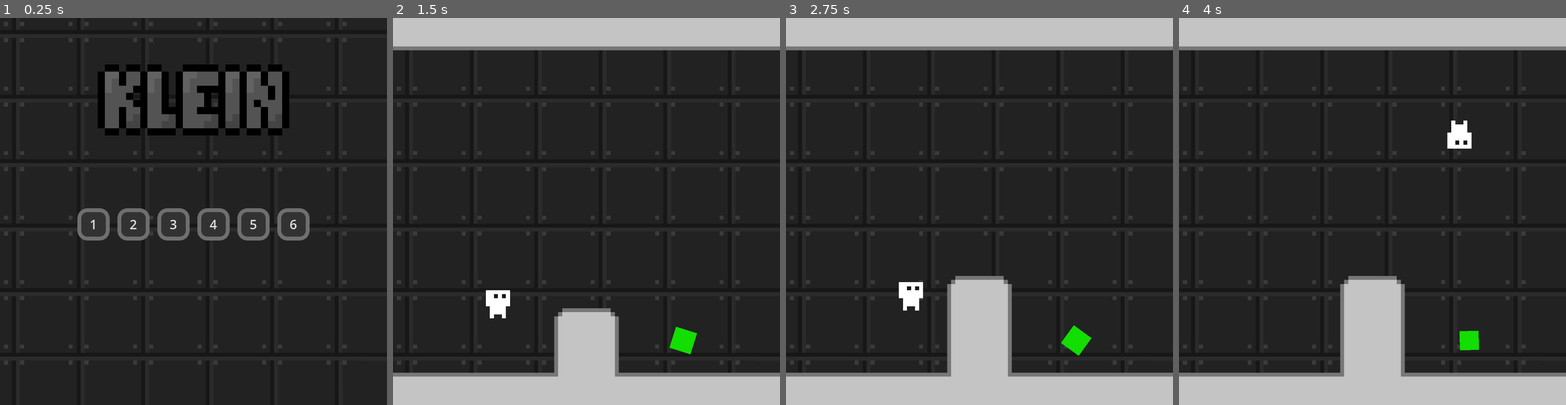
Above: before the commit, frames 1-4 (left to right).
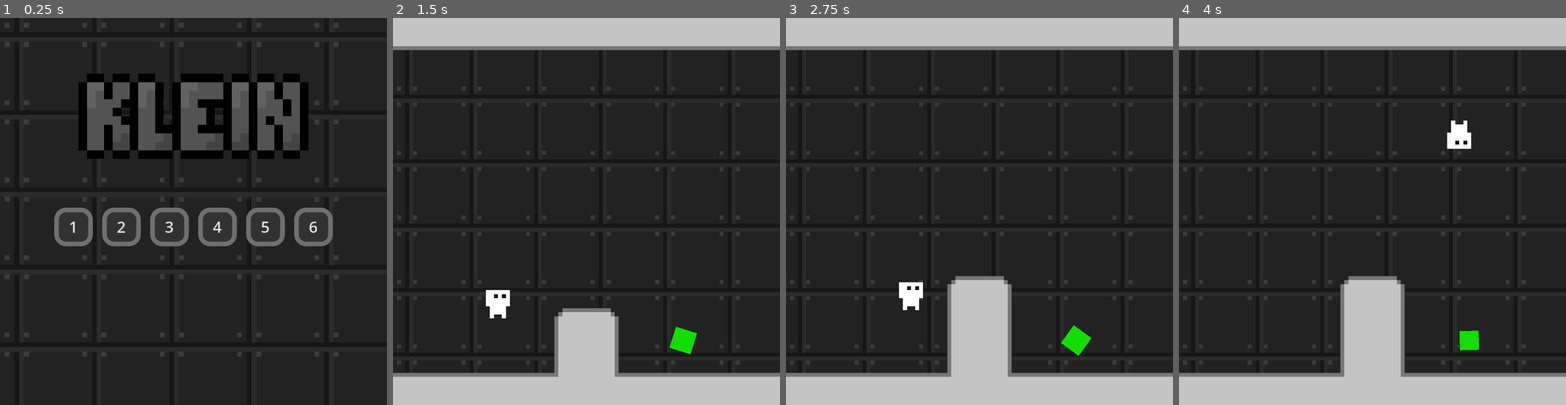
Above: after the commit, the same moments.

Repository: Omnikar/klein
Game: Godot game, scene res://assets/scenes/areas/menu.tscn
Two runs of this game, one before a commit and one after it. Both use one fixed random seed, a clock stepped at 60 frames per second and the inputs below.
Inputs:
- Up to frame 1 (0.25 s): no input
- Up to frame 2 (1.5 s): click "1" at 0.5 s; hold D (move_right) from 1.28 s (still down); tap Space (jump) at 1.35 s
- Up to frame 3 (2.75 s): keep holding D (move_right); tap Space (jump) at 1.52, 1.82, 2.27, 2.3, 2.57 s; tap E (interact) at 2.1 s
- Up to frame 4 (4 s): release D (move_right) at 2.78 s; hold A (move_left) 2.78-3.53 s; tap Space (jump) at 2.85, 3.77, 3.8 s; hold D (move_right) from 3.53 s (still down); tap E (interact) at 3.6 s

The runs differ from the first frame. In frame 1, 15% of the frame differs, in the area x 1-90%, y 1-90%; in frame 2, 0.6%; in frame 3, 0.7%; in frame 4, 0.7%.

Commit message:
Add sound effects for walking and jumping

Diff:
--- a/assets/scenes/objects/player.tscn
+++ b/assets/scenes/objects/player.tscn
@@ -1,10 +1,12 @@
-[gd_scene load_steps=12 format=3 uid="uid://bokqtkng5s04c"]
+[gd_scene load_steps=14 format=3 uid="uid://bokqtkng5s04c"]
 
 [ext_resource type="Texture2D" uid="uid://bpoo4w8nimu2" path="res://assets/sprites/character.png" id="1_rwm0n"]
 [ext_resource type="Script" uid="uid://c3jvvfufi2k5h" path="res://assets/scripts/player_controller.gd" id="1_s027a"]
 [ext_resource type="Script" uid="uid://ckt7lu1tc4g4v" path="res://assets/scripts/player_animator.gd" id="2_14505"]
 [ext_resource type="Script" uid="uid://bl8vo6lvw7xwa" path="res://assets/scripts/portal_affected.gd" id="4_4wcc8"]
 [ext_resource type="Texture2D" uid="uid://btgwnnv40bnds" path="res://assets/sprites/e-indicator.png" id="5_4faiu"]
+[ext_resource type="AudioStream" uid="uid://bxoo6aqcsxmqm" path="res://assets/sounds/step.ogg" id="6_5nvyp"]
+[ext_resource type="AudioStream" uid="uid://b1jfvt3cjjrt1" path="res://assets/sounds/jump.ogg" id="7_5nvyp"]
 
 [sub_resource type="Animation" id="Animation_14505"]
 length = 0.001
@@ -70,9 +72,11 @@
 [sub_resource type="CircleShape2D" id="CircleShape2D_7hqio"]
 radius = 1.0
 
-[node name="Player" type="CharacterBody2D"]
+[node name="Player" type="CharacterBody2D" node_paths=PackedStringArray("jump_sfx", "step_sfx")]
 collision_layer = 6
 script = ExtResource("1_s027a")
+jump_sfx = NodePath("Audio/JumpSound")
+step_sfx = NodePath("Audio/WalkSound")
 
 [node name="Graphics" type="Node2D" parent="." node_paths=PackedStringArray("player_controller", "animation_player", "sprite")]
 script = ExtResource("2_14505")
@@ -121,5 +125,14 @@
 scale = Vector2(0.666667, 0.666667)
 texture = ExtResource("5_4faiu")
 
+[node name="Audio" type="Node" parent="."]
+
+[node name="WalkSound" type="AudioStreamPlayer" parent="Audio"]
+stream = ExtResource("6_5nvyp")
+
+[node name="JumpSound" type="AudioStreamPlayer" parent="Audio"]
+stream = ExtResource("7_5nvyp")
+volume_db = 6.239
+
 [connection signal="area_entered" from="InteractArea" to="." method="approach_object"]
 [connection signal="area_exited" from="InteractArea" to="." method="leave_object"]
--- a/assets/scripts/player_controller.gd
+++ b/assets/scripts/player_controller.gd
@@ -1,5 +1,8 @@
 @tool
 class_name PlayerController extends CharacterBody2D
+
+@export var jump_sfx: AudioStreamPlayer
+@export var step_sfx: AudioStreamPlayer
 
 @export var speed = 50.0
 @export var jump_vel = 130.0
@@ -118,6 +121,7 @@
 	# Handle jump.
 	if Input.is_action_just_pressed("jump") and is_on_floor():
 		set_relative_y_vel(-jump_vel)
+		jump_sfx.play()
 		# var momentum = -jump_vel * mass
 		# set_relative_y_vel(momentum / total_mass)
 
@@ -144,6 +148,11 @@
 
 	move_and_slide()
 
+	if abs(relative_x_vel()) > 0.001:
+		if !step_sfx.playing:
+			step_sfx.play()
+	else:
+		step_sfx.stop()
 
 # FIXME: Doesn't correctly handle rotation/flipping of carried object
 func handle_carry() -> void:
--- a/project.godot
+++ b/project.godot
@@ -22,8 +22,8 @@
 
 [display]
 
-window/size/viewport_width=1200
-window/size/viewport_height=1200
+window/size/viewport_width=1000
+window/size/viewport_height=1000
 
 [input]
 
Not shown, added: assets/sounds/jump.ogg.import
Not shown, added: assets/sounds/step.ogg.import
Not shown, added: assets/sounds/jump.ogg
Not shown, added: assets/sounds/step.ogg
